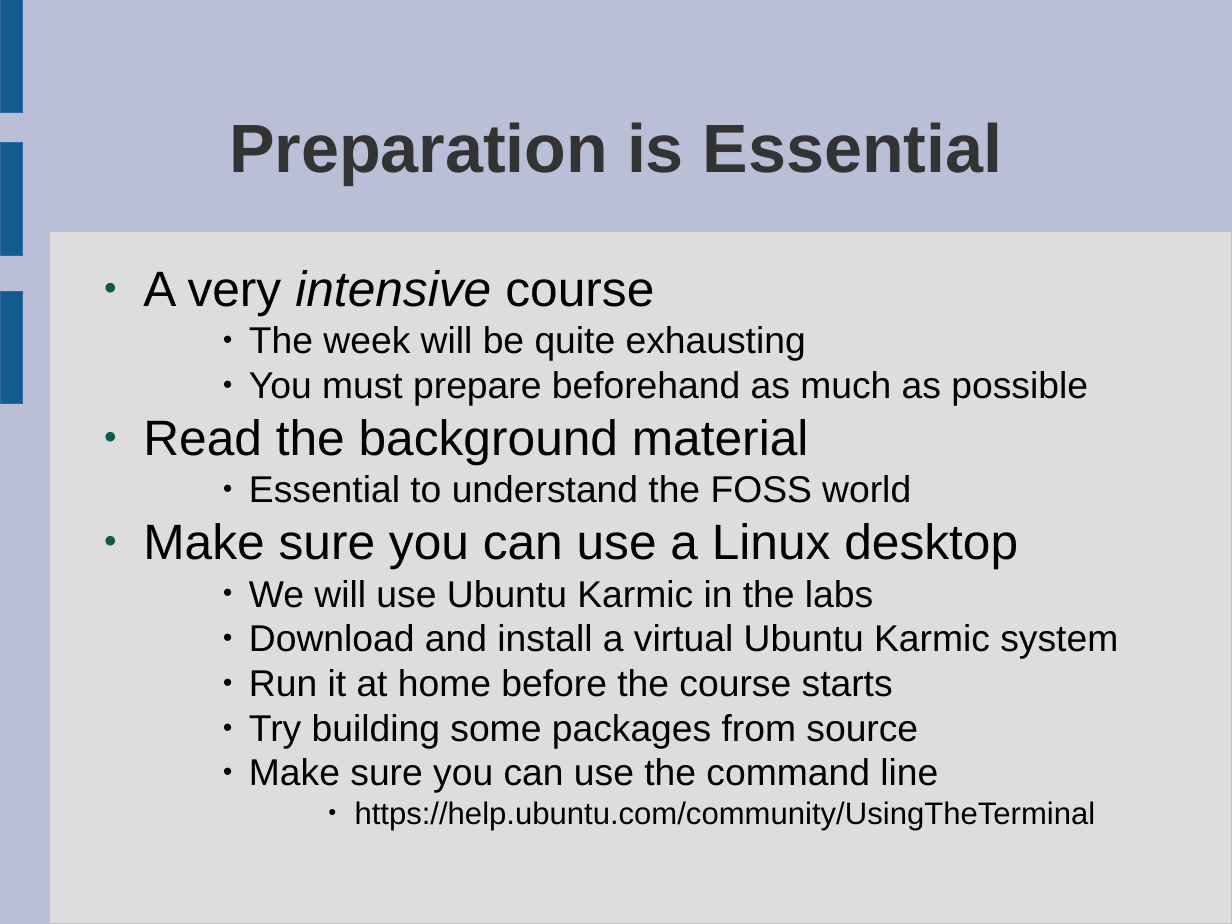
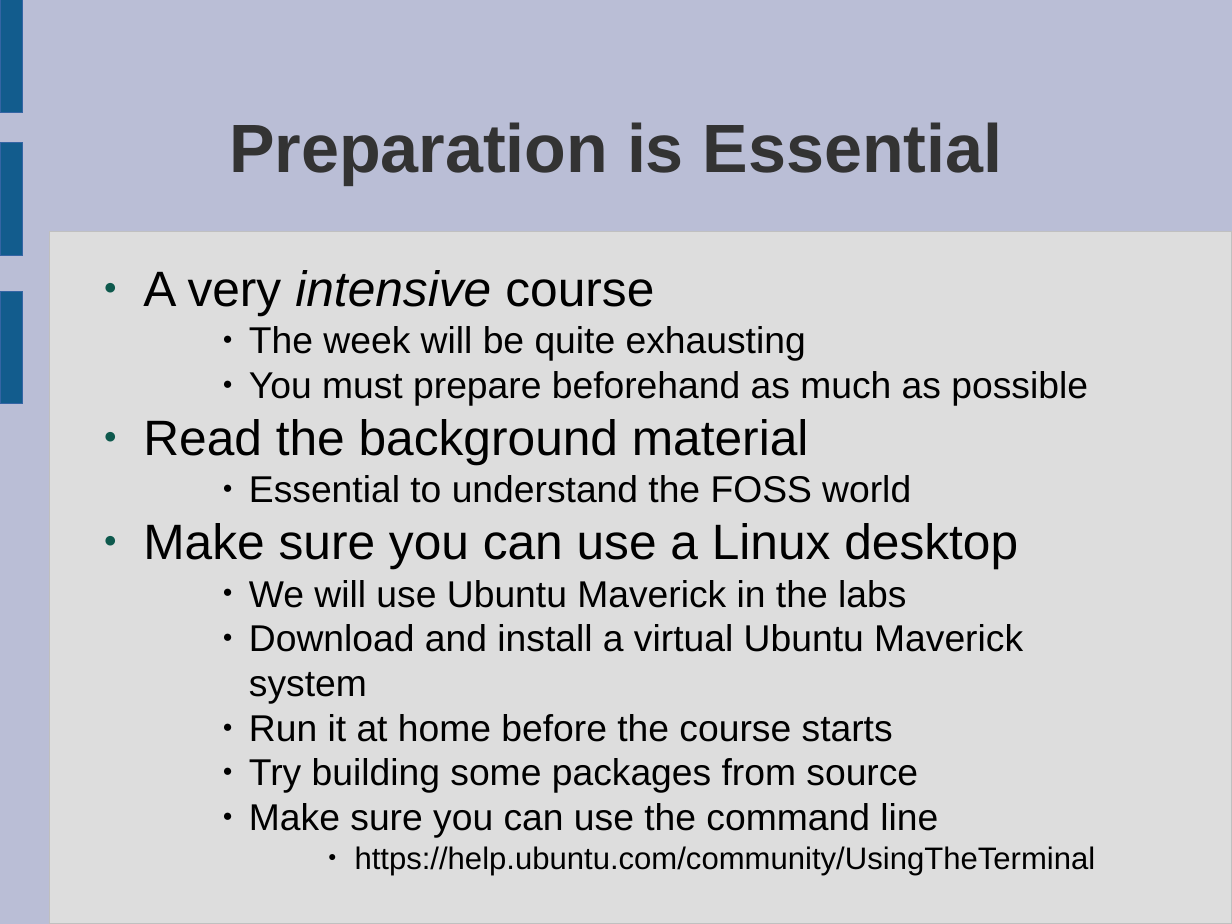
Before and after one commit to laurencesmart/comp8440, a slide deck: slide 3 of lectures/course_introduction.odp. Drawn at 1232x924 pixels with LibreOffice and Linux fonts; fonts in the diff are those of the drawing. Boxes give left, top, right and bottom in pixels: in the first picture for what was removed or moved away, otherwise in the second. Text is boxed around its words. In the diff, an @@ line names an element or a change of style, - is before the commit and + after.

```diff
--- a/lectures/course_introduction.odp
+++ b/lectures/course_introduction.odp
@@ text at box(249, 580, 1023, 704): text changed @@
-    ● We will use Ubuntu Karmic in the labs
-    ● Download and install a virtual Ubuntu Karmic system
+    ● We will use Ubuntu Maverick in the labs
+    ● Download and install a virtual Ubuntu Maverick system
```
Also in this commit, not shown: 3 other slides changed, 1 other file.
